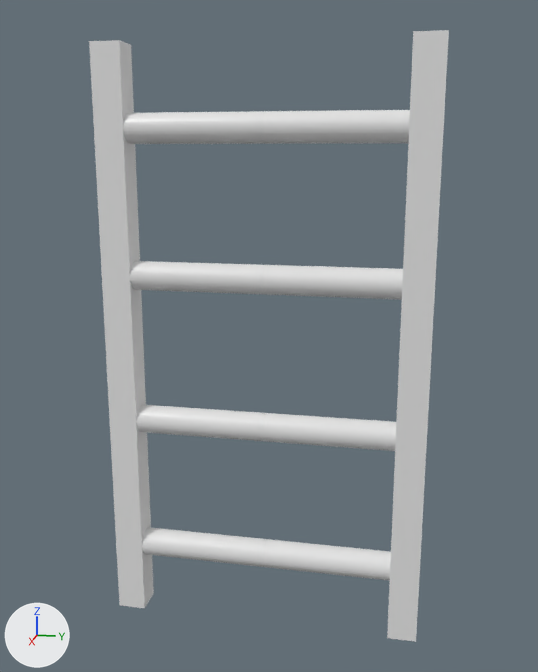
The Blender file Assets/Models/BlenderModels/Ladder.blend as it was, and as the next commit left it.
Both versions are drawn from a 50 mm lens placed at (4.78, 0.99, 2.32), pointed at (-0.03, 0.02, 1.12). The axes (+X, +Y, +Z) are drawn at lower left. The lights are the same throughout.
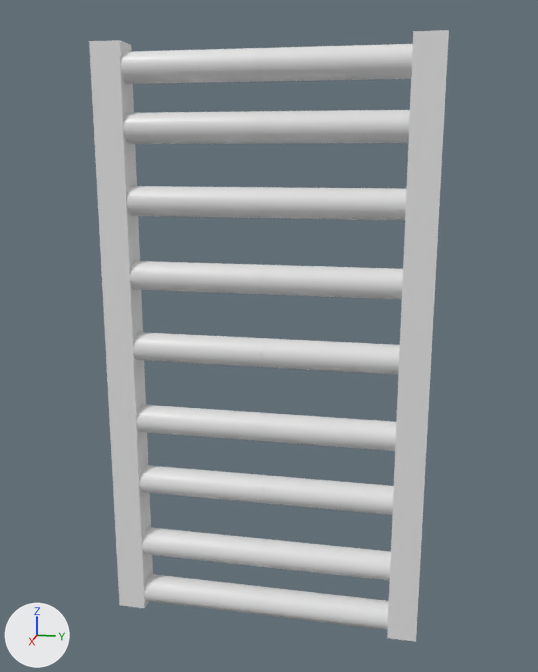
Commit message: Added Assets for Ladder

Changed parts and their boxes [x1, y1, x2, y2] in the pictures (538 x 672 px):
'Cube', reshaped (100% taller)
    before: [106, 344, 431, 642]
    after: [106, 44, 431, 642]
part 1 of me_cube, added
    after: [139, 465, 265, 503]
part 2 of me_cube, added
    after: [262, 475, 394, 515]
part 3 of me_cube, added
    after: [133, 332, 265, 367]
part 4 of me_cube, added
    after: [262, 338, 400, 375]
part 5 of me_cube, added
    after: [127, 186, 264, 218]
part 6 of me_cube, added
    after: [261, 187, 406, 220]
part 7 of me_cube, added
    after: [120, 48, 263, 84]
part 8 of me_cube, added
    after: [261, 44, 413, 81]
part 9 of me_cube, added
    after: [144, 574, 266, 615]
part 10 of me_cube, added
    after: [262, 587, 389, 630]

The change, as a list of edits to the scene's bpy script:
```text
Change me_cube:
    where me_cube.from_pydata(...)  # 314 vertices, 178 faces; spans x -1.0..1.0, y -11.0..11.0, z -1.0..1.0
    used by ob_cube; location = (0.0, 0.0, 0.0); scale = (0.1, 0.1, 1.0)
    me_cube part 1: a new loose piece, a 32-sided cylinder along y spanning x -0.98..0.98, y -9.0..-0.01, z -0.09..0.1, in mat_material (white #e7e7e7)
    me_cube part 2: a new loose piece, a 32-sided cylinder along y spanning x -0.98..0.98, y 0.01..9.0, z -0.09..0.1, in mat_material (white #e7e7e7)
    me_cube part 3: a new loose piece, a 32-sided cylinder along y spanning x -0.98..0.98, y -9.0..-0.01, z 0.91..1.1, in mat_material (white #e7e7e7)
    me_cube part 4: a new loose piece, a 32-sided cylinder along y spanning x -0.98..0.98, y 0.01..9.0, z 0.91..1.1, in mat_material (white #e7e7e7)
    me_cube part 5: a new loose piece, a 32-sided cylinder along y spanning x -0.98..0.98, y -9.0..-0.01, z 1.91..2.1, in mat_material (white #e7e7e7)
    me_cube part 6: a new loose piece, a 32-sided cylinder along y spanning x -0.98..0.98, y 0.01..9.0, z 1.91..2.1, in mat_material (white #e7e7e7)
    me_cube part 7: a new loose piece, a 32-sided cylinder along y spanning x -0.98..0.98, y -9.0..-0.01, z 2.75..2.94, in mat_material (white #e7e7e7)
    me_cube part 8: a new loose piece, a 32-sided cylinder along y spanning x -0.98..0.98, y 0.01..9.0, z 2.75..2.94, in mat_material (white #e7e7e7)
    me_cube part 9: a new loose piece, a 32-sided cylinder along y spanning x -0.98..0.98, y -9.0..-0.01, z -0.98..-0.79, in mat_material (white #e7e7e7)
    me_cube part 10: a new loose piece, a 32-sided cylinder along y spanning x -0.98..0.98, y 0.01..9.0, z -0.98..-0.79, in mat_material (white #e7e7e7)
```
